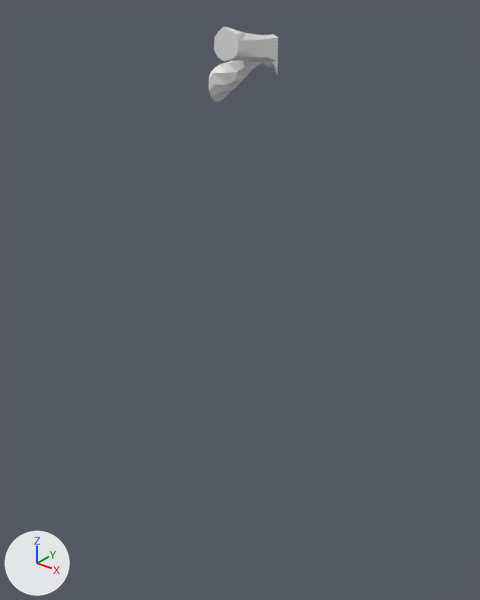
The glTF model assets/terrain/surface_pieces/surf_6_11.glb: old version first, new version second.
Both versions are drawn from a 50 mm lens placed at (-41.9, 8.8, 5.2), pointed at (-78.1, 54.0, -22.8). The lights are fixed; the arrows at lower left show +X, +Y and +Z. The older version comes first. Where no turn or scale is listed for an object, it has been applied to the vertices.

Objects in the first picture: 'geometry_0'.
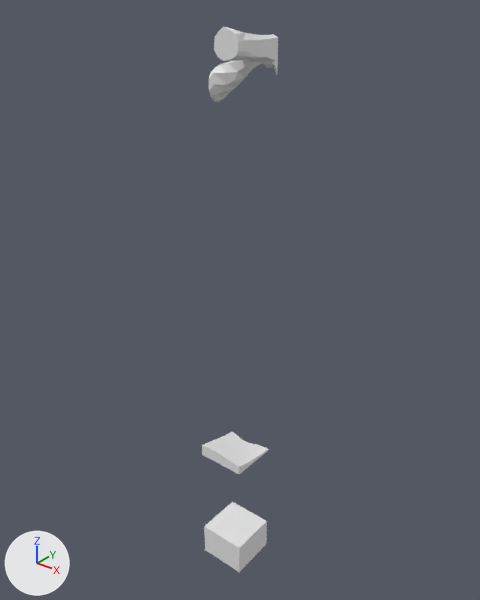
Location of each change, [x1, y1, x2, y2] in pixels of the pictures (480 x 600 px):
'layer_11', added: after [204, 502, 267, 572]
'layer_8', added: after [202, 432, 269, 474]
'layer_0', unchanged, uncovered by the edit: after [214, 27, 278, 54]

What changed in the scene script:
```text
Add me_layer_11:
    me_layer_11.from_pydata(...)  # 73 vertices, 142 faces; spans x -80.0..-75.0, y 50.0..55.0, z -53.65..-50.0
Add me_layer_8:
    me_layer_8.from_pydata(...)  # 92 vertices, 180 faces; spans x -80.0..-75.0, y 50.0..55.0, z -40.0..-38.59
Add ob_layer_11:
    ob_layer_11 = bpy.data.objects.new('layer_11', me_layer_11)
    ob_layer_11.location = (0.0, 0.0, 0.0)
Add ob_layer_8:
    ob_layer_8 = bpy.data.objects.new('layer_8', me_layer_8)
    ob_layer_8.location = (0.0, 0.0, 0.0)
```
